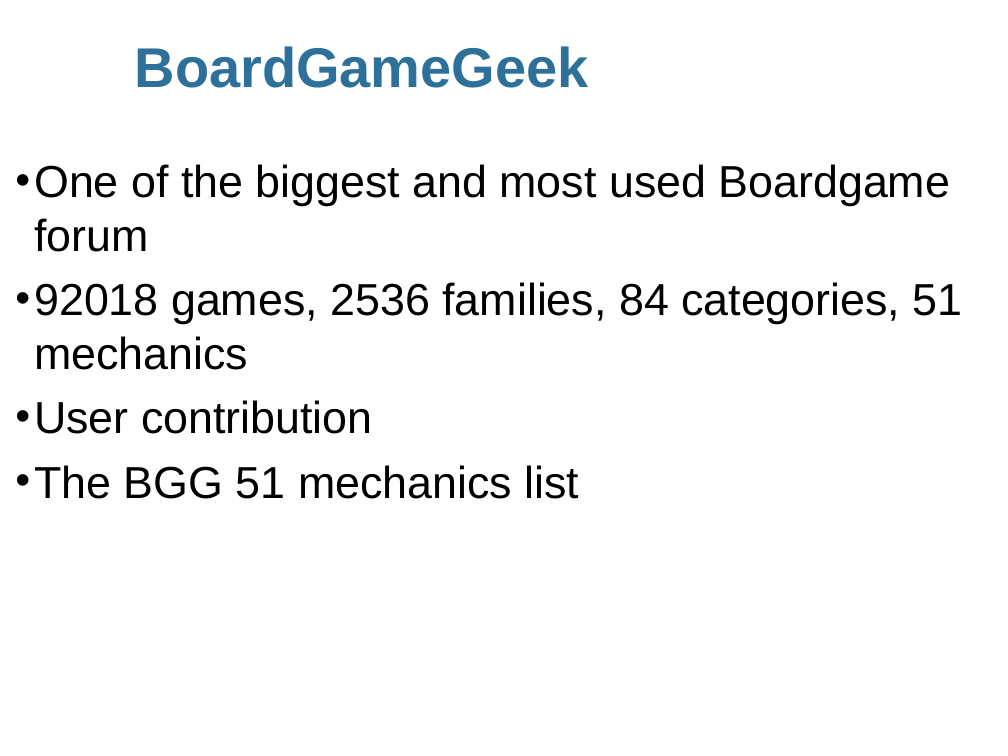
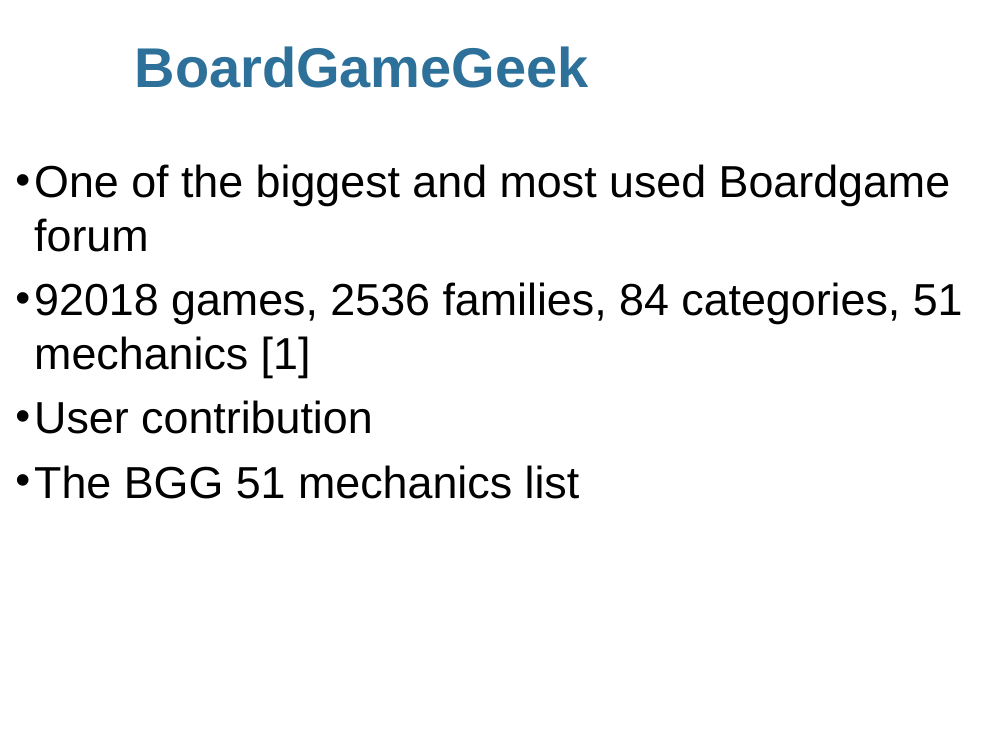
Before and after one commit to LUDES-PESC/Generico, a slide deck: slide 4 of Artigos Apresentados/SBGames2017_Onthology.pptx. Drawn at 1008x756 pixels with LibreOffice and Linux fonts; fonts in the diff are those of the drawing; background and template pictures are left out. Boxes give left, top, right and bottom in pixels: in the first picture for what was removed or moved away, otherwise in the second. Text is boxed around its words. In the diff, an @@ line names an element or a change of style, - is before the commit and + after.

```diff
--- a/Artigos Apresentados/SBGames2017_Onthology.pptx
+++ b/Artigos Apresentados/SBGames2017_Onthology.pptx
@@ text at [34, 282, 963, 378]: text changed @@
-• 92018 games, 2536 families, 84 categories, 51 mechanics
+• 92018 games, 2536 families, 84 categories, 51 mechanics [1]
```
Also in this commit, not shown: 3 other slides changed, 3 slides added.
